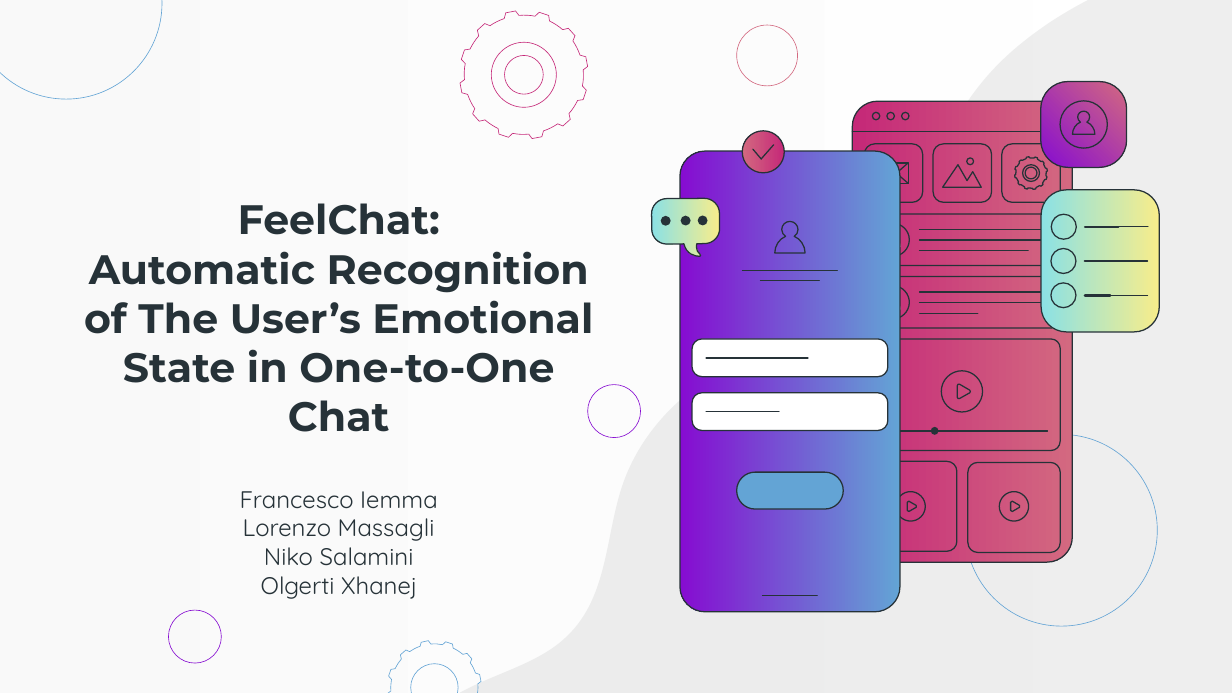
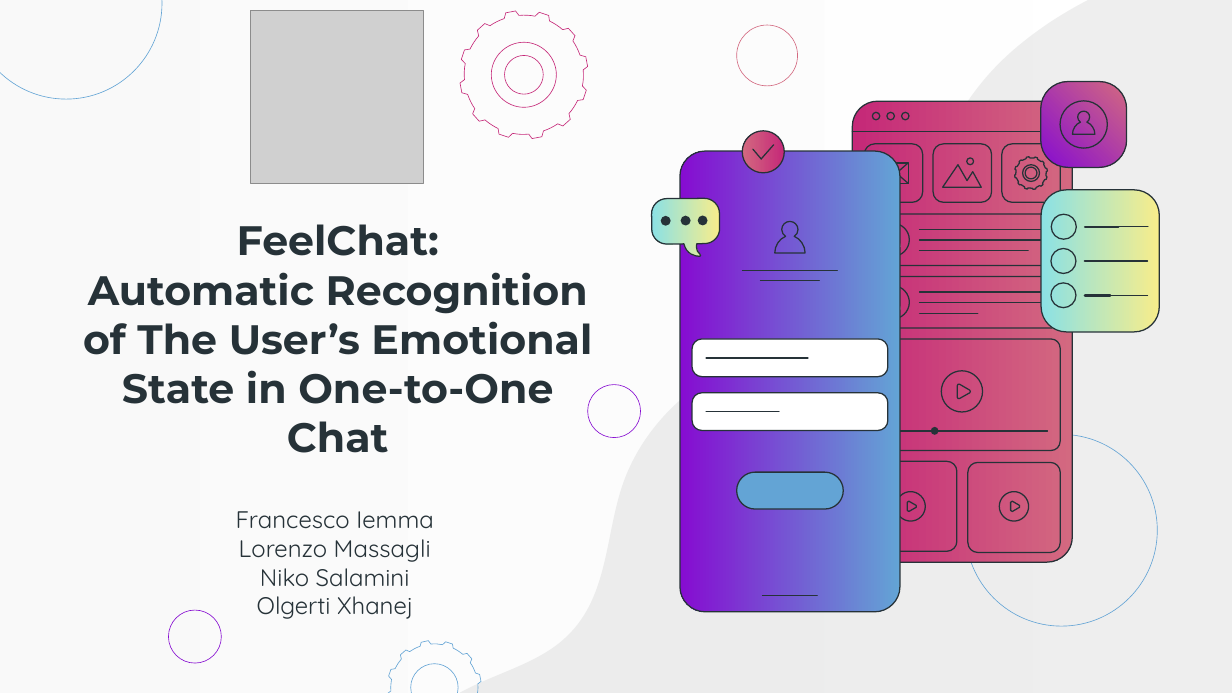
Before and after one commit to gerti98/MobileProject, a slide deck: slide 1 of Presentation/Presentazione Finale.pptx. Drawn at 1232x693 pixels with LibreOffice and Linux fonts; fonts in the diff are those of the drawing; grey boxes stand for pictures. Boxes give left, top, right and bottom in pixels: in the first picture for what was removed or moved away, otherwise in the second. Text is boxed around its words. In the diff, an @@ line names an element or a change of style, - is before the commit and + after.

Commit message:
Changes added in the final pptx file

```diff
--- a/Presentation/Presentazione Finale.pptx
+++ b/Presentation/Presentazione Finale.pptx
@@ picture added at (250, 10, 423, 182) @@
@@ title "FeelChat: Automatic Recognition of The ...": place and size @@
-title "FeelChat: Automatic Recognition of The ..." at (84, 203, 593, 432)
+title "FeelChat: Automatic Recognition of The ..." at (83, 224, 592, 453)
@@ subtitle "Francesco Iemma": place and size @@
-subtitle "Francesco Iemma" at (240, 491, 438, 599)
+subtitle "Francesco Iemma" at (236, 511, 434, 619)
```
Also in this commit, not shown: 1 slide added.
